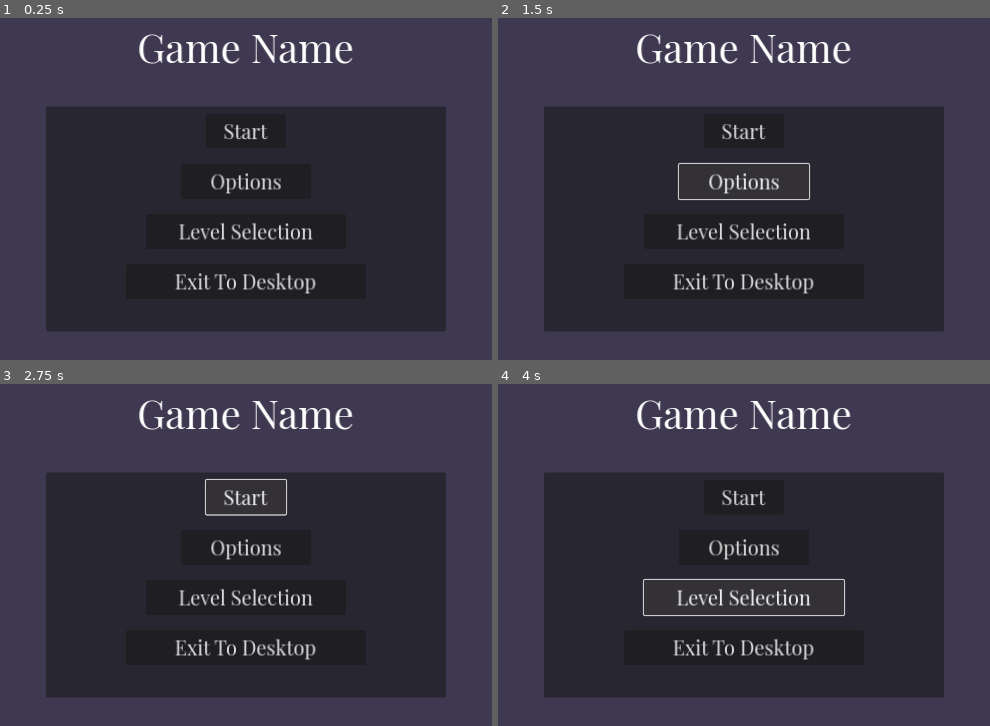
Above: before the commit, frames 1-4 (two rows, left to right).
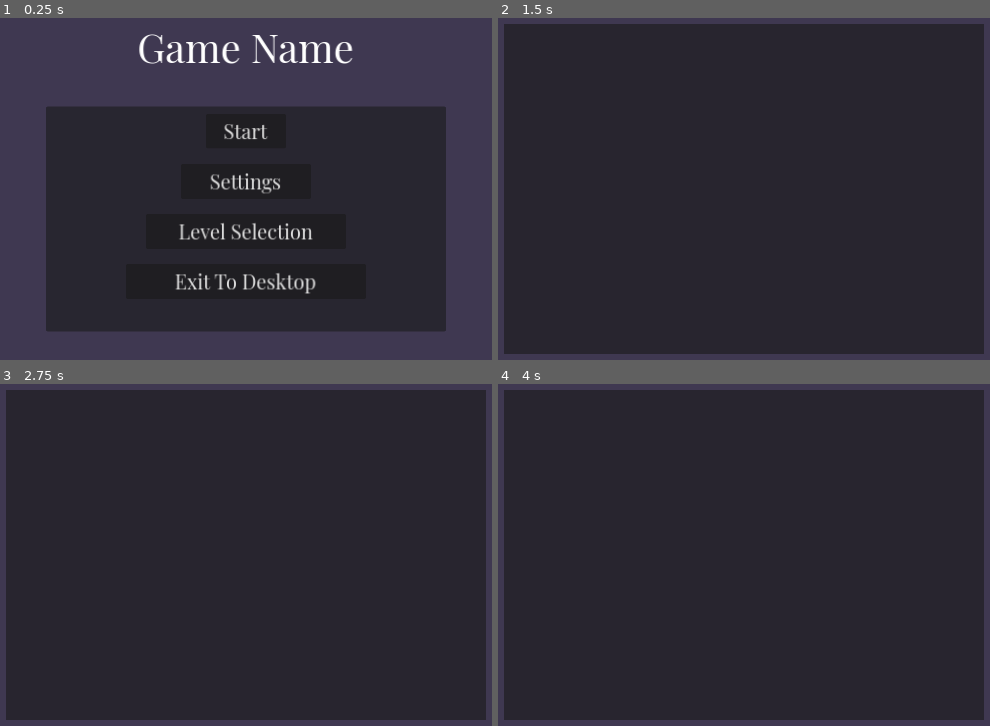
Above: after the commit, the same moments.

Repository: Filip2525/FestCoolHra
Game: Godot game, scene res://scenes/Main.tscn
Two runs of this game, one before a commit and one after it. Both use one fixed random seed, a clock stepped at 60 frames per second and the inputs below.
Inputs (mouse positions are in pixels of both pictures, inside the frame that each line leads up to):
- Up to frame 1 (0.25 s): no input
- Up to frame 2 (1.5 s): click (744, 182) at 0.5 s, where only the run after the commit has a clickable "Settings"; click (744, 182) at 1.25 s, where only the run before the commit has a clickable "Options"
- Up to frame 3 (2.75 s): click "Start" at 2 s
- Up to frame 4 (4 s): click "Start" at 2.75 s; click "Level Selection" at 3.5 s

The runs differ from the first frame. In frame 1, 0.3% of the frame differs, in the area x 42-58%, y 45-52%; in frame 2, 42%; in frame 3, 42%; in frame 4, 42%, in the area x 1-99%, y 1-99%.

Commit message:
Main Menu created

Diff:
--- a/festcoolhra/scenes/Main.tscn
+++ b/festcoolhra/scenes/Main.tscn
@@ -1,10 +1,15 @@
-[gd_scene load_steps=4 format=3 uid="uid://bw1bf7nu8ge3u"]
+[gd_scene load_steps=6 format=3 uid="uid://bw1bf7nu8ge3u"]
 
 [ext_resource type="AudioStream" uid="uid://b5ch12ab5k7ml" path="res://assets/Music/MainMenu.mp3" id="1_lbdds"]
+[ext_resource type="Script" path="res://scenes/MainMenuManager.gd" id="1_r2hvn"]
 [ext_resource type="Script" path="res://src/SoundController.gd" id="2_1iy28"]
 [ext_resource type="FontFile" uid="uid://dyovcxiuoy6g8" path="res://assets/Font/PlayfairDisplay-Regular.ttf" id="3_p6ulv"]
 
+[sub_resource type="StyleBoxFlat" id="StyleBoxFlat_1j3bd"]
+bg_color = Color(0.156863, 0.145098, 0.184314, 1)
+
 [node name="MainMenu" type="Node2D"]
+script = ExtResource("1_r2hvn")
 
 [node name="AudioStreamPlayer" type="AudioStreamPlayer" parent="."]
 stream = ExtResource("1_lbdds")
@@ -39,6 +44,17 @@
 theme_override_font_sizes/font_size = 32
 text = "Start"
 
+[node name="Settings" type="Button" parent="Panel"]
+layout_mode = 0
+offset_left = 216.0
+offset_top = 92.0
+offset_right = 424.0
+offset_bottom = 148.0
+theme_override_fonts/font = ExtResource("3_p6ulv")
+theme_override_font_sizes/font_size = 32
+text = "Settings
+"
+
 [node name="LevelSelection" type="Button" parent="Panel"]
 layout_mode = 0
 offset_left = 160.0
@@ -60,13 +76,13 @@
 text = "Exit To Desktop
 "
 
-[node name="ExitToDesktop2" type="Button" parent="Panel"]
-layout_mode = 0
-offset_left = 216.0
-offset_top = 92.0
-offset_right = 424.0
-offset_bottom = 148.0
-theme_override_fonts/font = ExtResource("3_p6ulv")
-theme_override_font_sizes/font_size = 32
-text = "Options
-"
+[node name="Settings" type="Panel" parent="."]
+visible = false
+offset_left = 256.0
+offset_top = 48.0
+offset_right = 1024.0
+offset_bottom = 576.0
+theme_override_styles/panel = SubResource("StyleBoxFlat_1j3bd")
+
+[connection signal="pressed" from="Panel/Settings" to="." method="_on_settings_pressed"]
+[connection signal="pressed" from="Panel/ExitToDesktop" to="." method="_on_exit_to_desktop_pressed"]
--- /dev/null
+++ b/festcoolhra/scenes/MainMenuManager.gd
@@ -0,0 +1,10 @@
+extends Node2D
+
+@onready var SettingsPanel = get_node("Settings")
+
+func _on_settings_pressed() -> void:
+	SettingsPanel.visible = true
+
+
+func _on_exit_to_desktop_pressed() -> void:
+	get_tree().quit()
